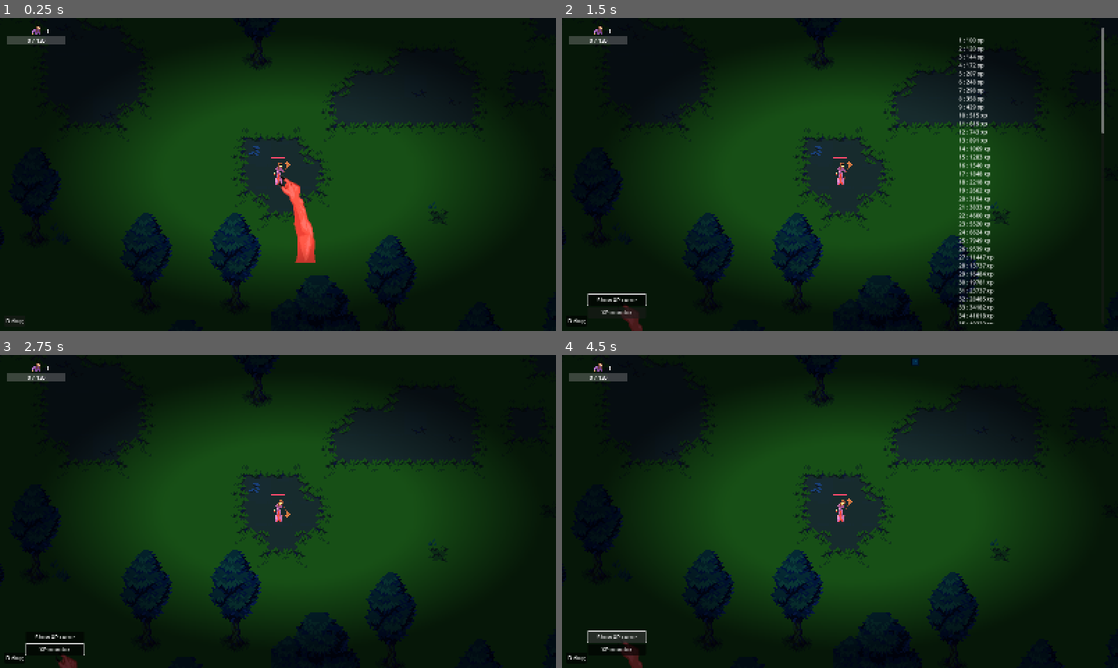
Above: before the commit, frames 1-4 (two rows, left to right).
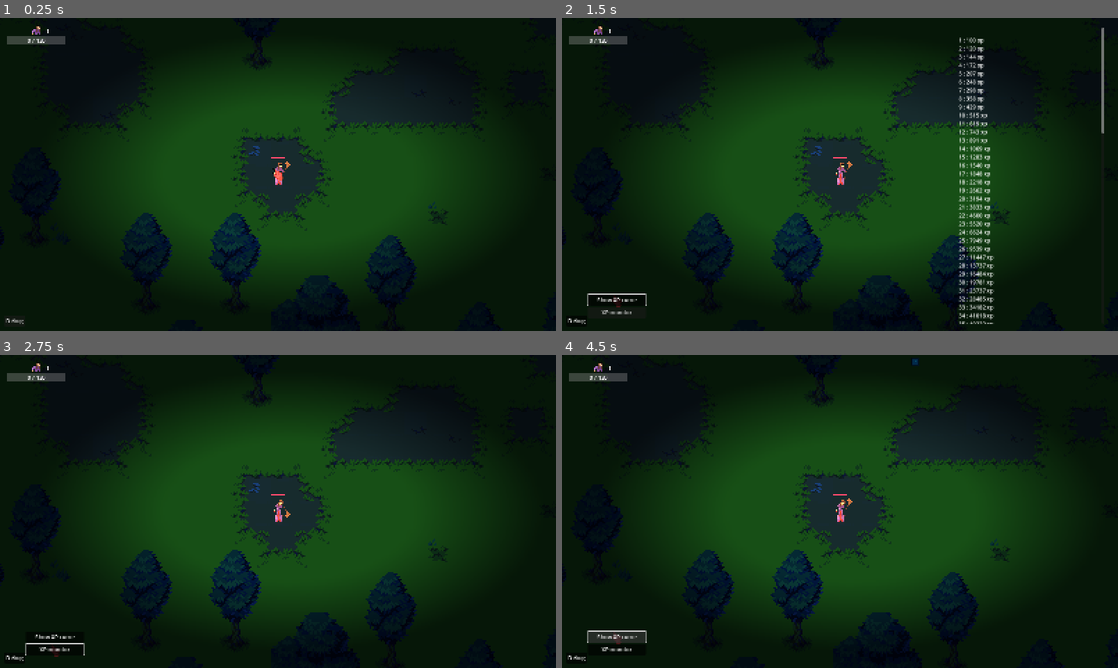
Above: after the commit, the same moments.

Repository: astonedf/Survivor
Game: Godot game, scene res://scenes/main/main.tscn
The game is run twice, just before and just after one commit, with the same random seed, the same clock (stepped at 60 frames per second) and the same inputs. The engine's default icon, where the game draws it, is replaced by a stand-in: a white triangle on a blue panel in a dark square.
Inputs:
- Up to frame 1 (0.25 s): no input
- Up to frame 2 (1.5 s): click "Debug" at 0.5 s; click "Show XP curve" at 1.25 s
- Up to frame 3 (2.75 s): click "XP monitor" at 2 s
- Up to frame 4 (4.5 s): click "Debug" at 2.75 s; click "Debug" at 3.5 s; click "Show XP curve" at 4.25 s

The runs differ from the first frame. In frame 1, 0.8% of the frame differs, in the area x 49-57%, y 48-79%; in frame 2, 0.2%; in frame 3, 0.1%; in frame 4, 0.2%.

Commit message:
small hand

Diff:
--- a/Survivor/characters/the_hand/the_hand.tscn
+++ b/Survivor/characters/the_hand/the_hand.tscn
@@ -1,8 +1,8 @@
 [gd_scene load_steps=5 format=3 uid="uid://chdxmebrxwpo7"]
 
 [ext_resource type="Script" uid="uid://dlgloa3spmbxp" path="res://characters/the_hand/the_hand.gd" id="1_calpg"]
-[ext_resource type="Texture2D" uid="uid://d4jqufy08op3" path="res://characters/the_hand/the_hand.png" id="2_dbebw"]
 [ext_resource type="PackedScene" uid="uid://c3shyj1haouky" path="res://weapons/the_hand/finger_crush/finger_crush.tscn" id="3_851w7"]
+[ext_resource type="Texture2D" uid="uid://m00b1hkdkm4a" path="res://assets/hand.png" id="3_r3mcr"]
 
 [sub_resource type="CircleShape2D" id="CircleShape2D_851w7"]
 
@@ -14,9 +14,10 @@
 shape = SubResource("CircleShape2D_851w7")
 disabled = true
 
-[node name="ArmSprite" type="Sprite2D" parent="."]
-texture = ExtResource("2_dbebw")
-centered = false
-
 [node name="FingerCrush" parent="." instance=ExtResource("3_851w7")]
 position = Vector2(7, 6)
+
+[node name="ArmSprite" type="Sprite2D" parent="."]
+texture_filter = 1
+position = Vector2(21, 21)
+texture = ExtResource("3_r3mcr")
Binary file added: Survivor/assets/hand.png
Not shown, added: Survivor/assets/hand.png.import
